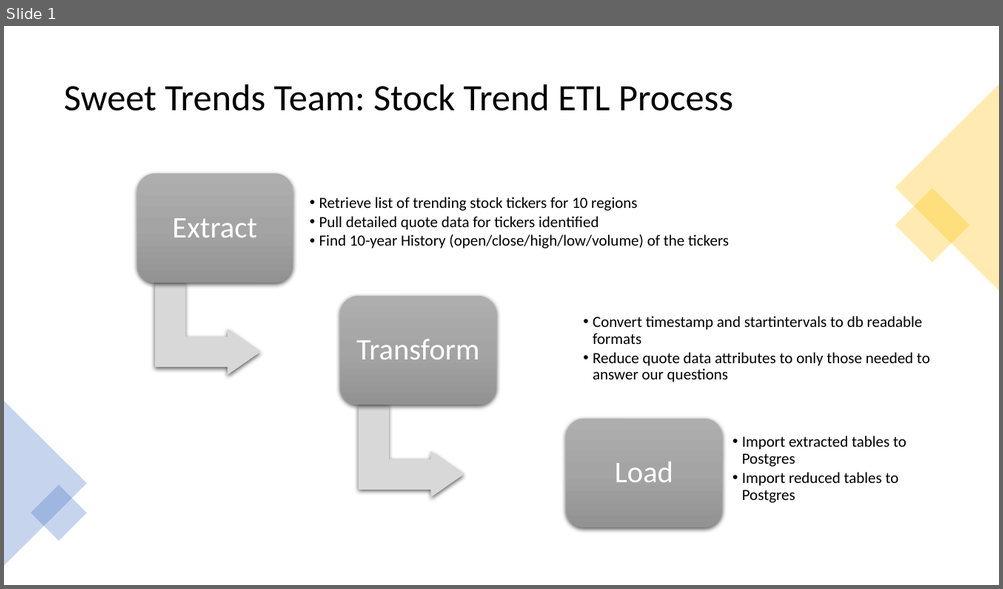
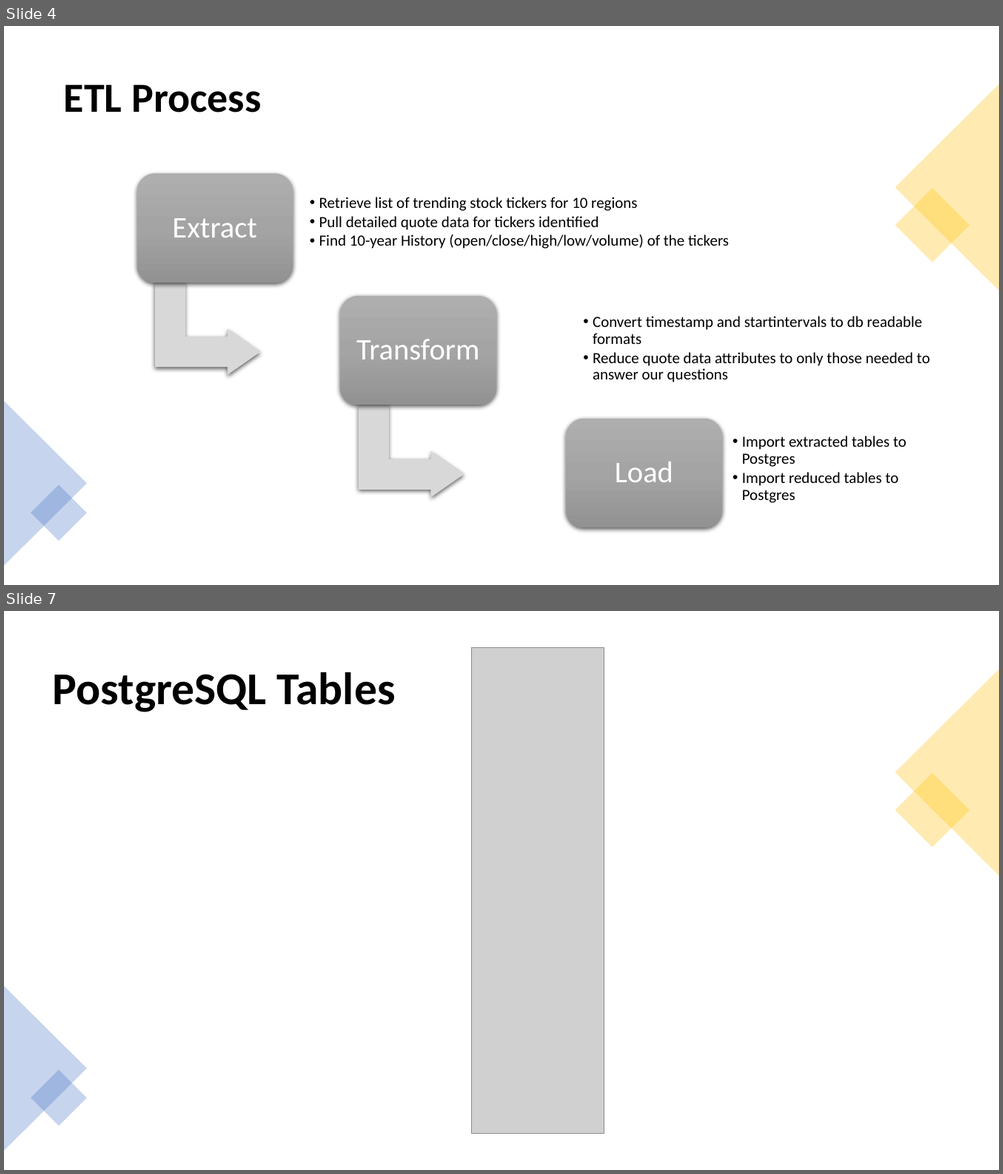
Before and after one commit to V-Villagomez/ETL-Stock-Trends, a slide deck: diagrams/Stock Trends ETL Process.pptx. Shown one above the other, each under a label of ours: slide 1 before the commit, slides 4 and 7 after it; the slides between them are not shown. The pictures are 1003x589 and 1003x1174 pixels, drawn with LibreOffice and Linux fonts; fonts in the diff are those of the drawing; grey boxes stand for pictures. Boxes give left, top, right and bottom in pixels: in the first picture for what was removed or moved away, otherwise in the second. Text is boxed around its words. In the diff, an @@ line names an element or a change of style, - is before the commit and + after.

```diff
--- a/diagrams/Stock Trends ETL Process.pptx
+++ b/diagrams/Stock Trends ETL Process.pptx
@@ slide 7 added at box(4, 611, 999, 1170), background #FFFFFF @@
@@ picture added at box(472, 647, 604, 1134) @@
@@ text added at box(53, 672, 395, 712), 44 pt, text #000000, bold @@
+PostgreSQL Tables
@@ triangle added at box(895, 669, 999, 876), fill #FFC000 at 30% opacity @@
@@ rectangle added at box(895, 773, 970, 848), fill #FFC000 at 30% opacity @@
@@ triangle added at box(4, 986, 87, 1151), fill #4472C4 at 30% opacity @@
@@ rectangle added at box(31, 1070, 87, 1126), fill #4472C4 at 30% opacity @@
@@ what was slide 1 is now slide 4 @@
@@ slide 4 changed as well @@
@@ title at box(64, 84, 261, 113): text changed; size 36 to 40 pt; bold on @@
-Sweet Trends Team: Stock Trend ETL Process
+ETL Process
```
Also in this commit, not shown: 3 other slides changed, 6 other slides added, 1 other file.
